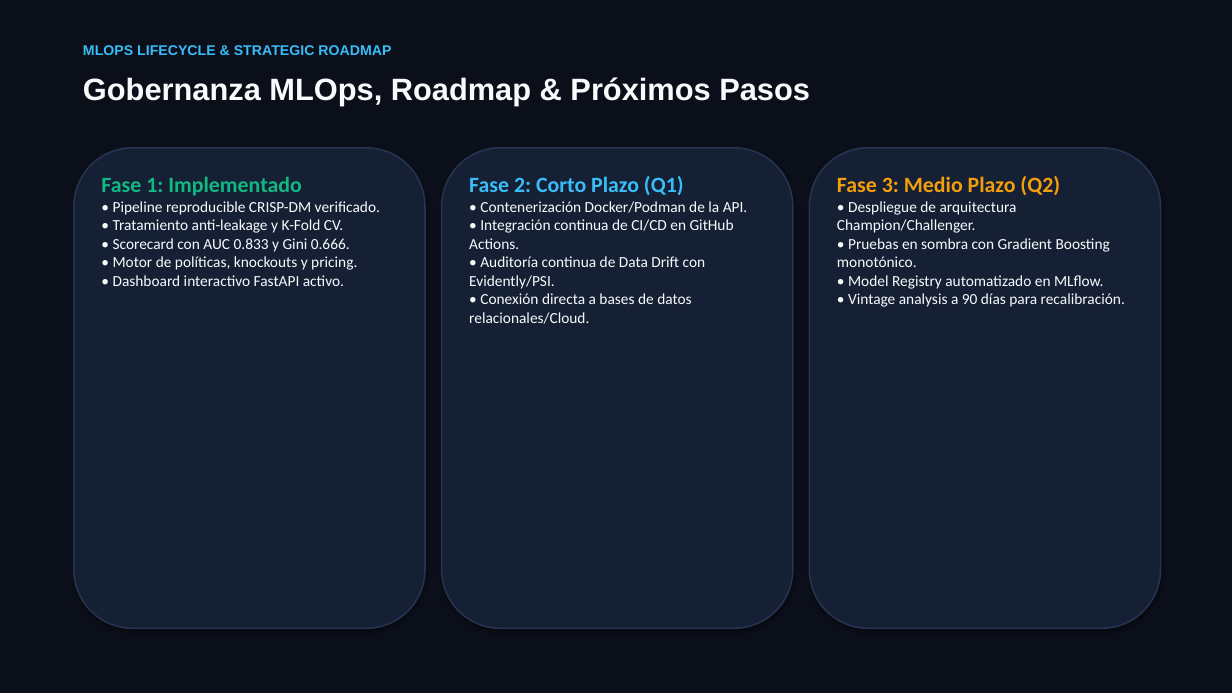
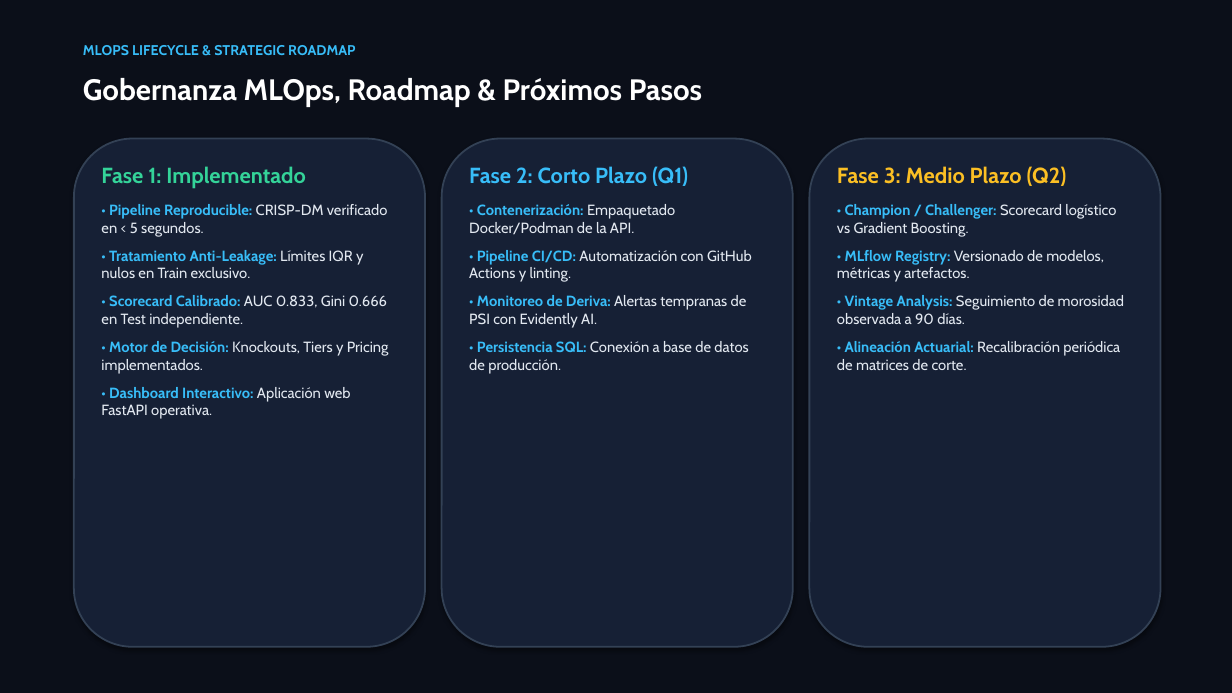
Before and after one commit to GuillenConcepcion/Credit_Scoring_Project, a slide deck: slide 11 of Credit_Risk_Scoring_Presentation.pptx. Drawn at 1232x693 pixels with LibreOffice and Linux fonts; fonts in the diff are those of the drawing. Boxes give left, top, right and bottom in pixels: in the first picture for what was removed or moved away, otherwise in the second. Text is boxed around its words. In the diff, an @@ line names an element or a change of style, - is before the commit and + after.

Commit message:
style: enhance presentation resolution, high-contrast typography, native tables and 300 DPI charts

```diff
--- a/Credit_Risk_Scoring_Presentation.pptx
+++ b/Credit_Risk_Scoring_Presentation.pptx
@@ text "MLOPS LIFECYCLE & STRATEGIC ROADMAP" at [83, 45, 355, 55]: font Arial to Cabin @@
@@ text "Gobernanza MLOps, Roadmap & Próximos ..." at [83, 78, 702, 107]: size 24 to 23 pt, font Arial to Cabin, text colour #F8FAFC to #FFFFFF @@
@@ rounded rectangle: place and size @@
-rounded rectangle at [74, 148, 425, 628]
+rounded rectangle at [74, 139, 425, 647]
@@ rounded rectangle: place and size @@
-rounded rectangle at [442, 148, 793, 628]
+rounded rectangle at [442, 139, 793, 647]
@@ outline #263452 1.2 pt to #334155 1.4 pt in 3 elements at [74, 139, 425, 647], [442, 139, 793, 647], [810, 139, 1161, 647] @@
@@ rounded rectangle: place and size @@
-rounded rectangle at [810, 148, 1161, 628]
+rounded rectangle at [810, 139, 1161, 647]
@@ text "Fase 1: Implementado": place and size @@
-text "Fase 1: Implementado" at [101, 176, 380, 286]
+text "Fase 1: Implementado" at [101, 166, 389, 419]
@@ text at [101, 166, 306, 189]: font Calibri to Cabin, text colour #10B981 to #34D399 in "Fase 1: Implementado"; more space between paragraphs @@
@@ text "Fase 2: Corto Plazo (Q1)": place and size @@
-text "Fase 2: Corto Plazo (Q1)" at [469, 176, 748, 324]
+text "Fase 2: Corto Plazo (Q1)" at [469, 166, 752, 374]
@@ text at [469, 166, 688, 186]: font Calibri to Cabin in "Fase 2: Corto Plazo (Q1)"; more space between paragraphs @@
@@ text "Fase 3: Medio Plazo (Q2)": place and size @@
-text "Fase 3: Medio Plazo (Q2)" at [837, 176, 1125, 307]
+text "Fase 3: Medio Plazo (Q2)" at [837, 166, 1125, 370]
@@ text at [837, 166, 1067, 186]: font Calibri to Cabin, text colour #F59E0B to #FBBF24 in "Fase 3: Medio Plazo (Q2)"; more space between paragraphs @@
@@ text at [101, 204, 389, 419]: text changed; size 12 to 11.5 pt; font Calibri to Cabin; text colour #F8FAFC to #E2E8F0 @@
-• Pipeline reproducible CRISP-DM verificado.
-• Tratamiento anti-leakage y K-Fold CV.
-• Scorecard con AUC 0.833 y Gini 0.666.
-• Motor de políticas, knockouts y pricing.
-• Dashboard interactivo FastAPI activo.
+• Pipeline Reproducible: CRISP-DM verificado en < 5 segundos.
+• Tratamiento Anti-Leakage: Límites IQR y nulos en Train exclusivo.
+• Scorecard Calibrado: AUC 0.833, Gini 0.666 en Test independiente.
+• Motor de Decisión: Knockouts, Tiers y Pricing implementados.
+• Dashboard Interactivo: Aplicación web FastAPI operativa.
@@ text at [469, 204, 752, 374]: text changed; size 12 to 11.5 pt; font Calibri to Cabin; text colour #F8FAFC to #E2E8F0 @@
-• Contenerización Docker/Podman de la API.
-• Integración continua de CI/CD en GitHub Actions.
-• Auditoría continua de Data Drift con Evidently/PSI.
-• Conexión directa a bases de datos relacionales/Cloud.
+• Contenerización: Empaquetado Docker/Podman de la API.
+• Pipeline CI/CD: Automatización con GitHub Actions y linting.
+• Monitoreo de Deriva: Alertas tempranas de PSI con Evidently AI.
+• Persistencia SQL: Conexión a base de datos de producción.
@@ text at [837, 204, 1125, 370]: text changed; size 12 to 11.5 pt; font Calibri to Cabin; text colour #F8FAFC to #E2E8F0 @@
-• Despliegue de arquitectura Champion/Challenger.
-• Pruebas en sombra con Gradient Boosting monotónico.
-• Model Registry automatizado en MLflow.
-• Vintage analysis a 90 días para recalibración.
+• Champion / Challenger: Scorecard logístico vs Gradient Boosting.
+• MLflow Registry: Versionado de modelos, métricas y artefactos.
+• Vintage Analysis: Seguimiento de morosidad observada a 90 días.
+• Alineación Actuarial: Recalibración periódica de matrices de corte.
```
Also in this commit, not shown: 11 other slides changed, 8 other files.
